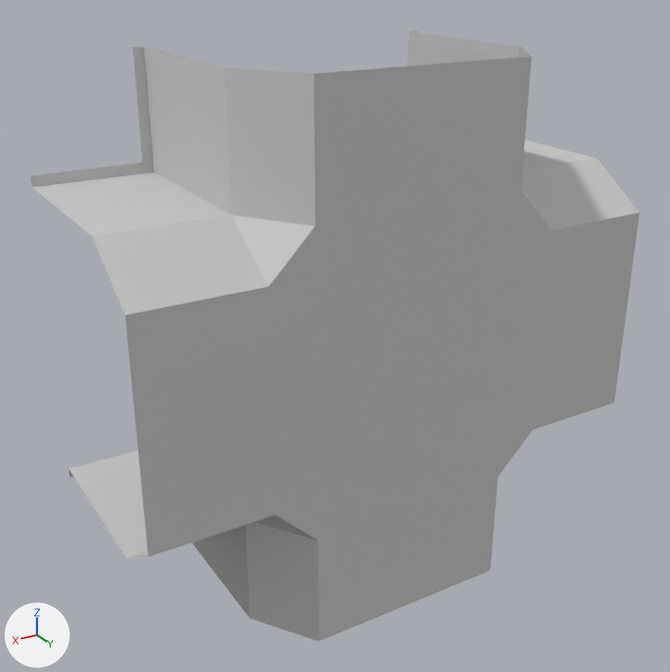
The FBX model Game/Assets/Art/FBX/CrossSection_5x5m.fbx: old version first, new version second.
Camera for both pictures: a 50 mm camera at (13.8, 5.24, 4.87) aimed at (9.76, -1.5, 1.5). Arrows for +X, +Y and +Z are at lower left; the lights stay in place. Where no turn or scale is listed for an object, it has been applied to the vertices.

In view in the first picture: 'CrossSection_5x5m'.
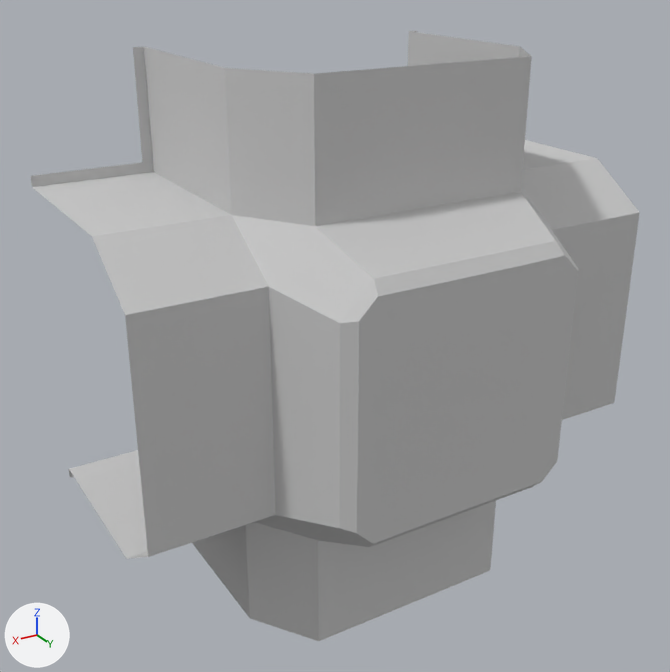
What differs and where, as boxes (x1, y1, x2, y2) in the pictures (670 x 672 px):
part 1 of me_mesh, built on: before (269, 192, 552, 540); after (269, 192, 578, 547)

Diff of the bpy script that builds the scene:
```diff
--- a/Game/Assets/Art/FBX/CrossSection_5x5m.fbx.py
+++ b/Game/Assets/Art/FBX/CrossSection_5x5m.fbx.py
@@ me_mesh @@
 # used by ob_crosssection_5x5m; location = (7.0, 0.0, 1.5)
-me_mesh.from_pydata(...)  # 137 vertices, 116 faces; spans x 0.0..5.0, y -2.82..-0.55, z -2.5..2.5
+me_mesh.from_pydata(...)  # 177 vertices, 156 faces; spans x 0.0..5.0, y -2.82..0.14, z -2.5..2.5
+# me_mesh part 1
+# 4 vertices are removed from x 1.5..3.5, y -0.55, z -1.0..1.0
+# 28 faces are deleted
+# 21 vertices move from x 1.5..3.5, y -0.55, z -1.0..1.0 to x 1.35..3.65, y 0.05..0.14, z -1.15..1.15
+# 39 vertices are added at x 1.35..3.65, y 0.05..0.14, z -1.15..1.15
+# 5 new vertices lie (0.46, 0.0, 0.0) away from vertices in x 2.0..2.5, y -0.55, z -0.5..0.5
+# 68 new faces join them
 me_mesh.materials.append(mat_util_grey)
```
